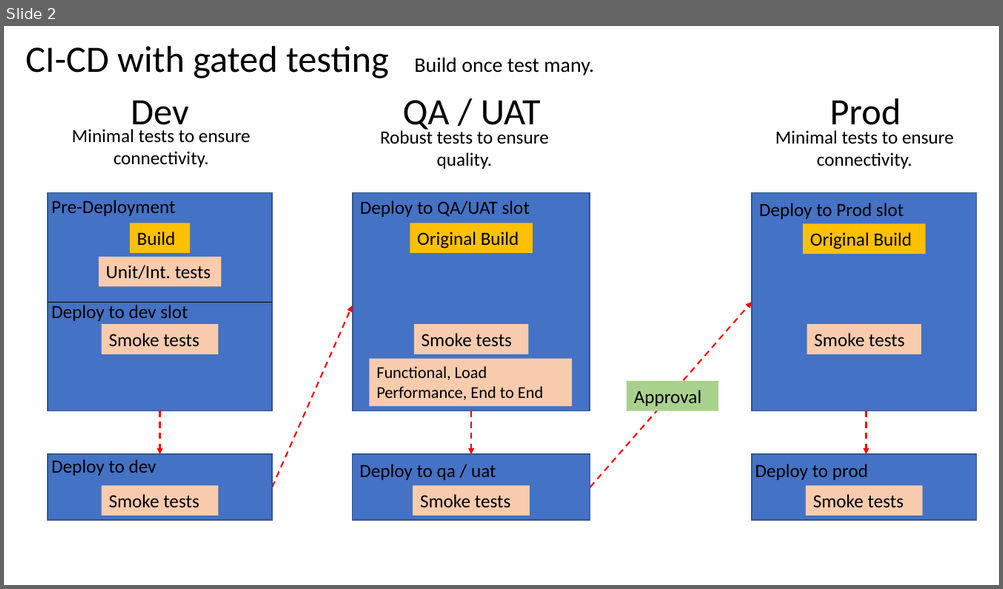
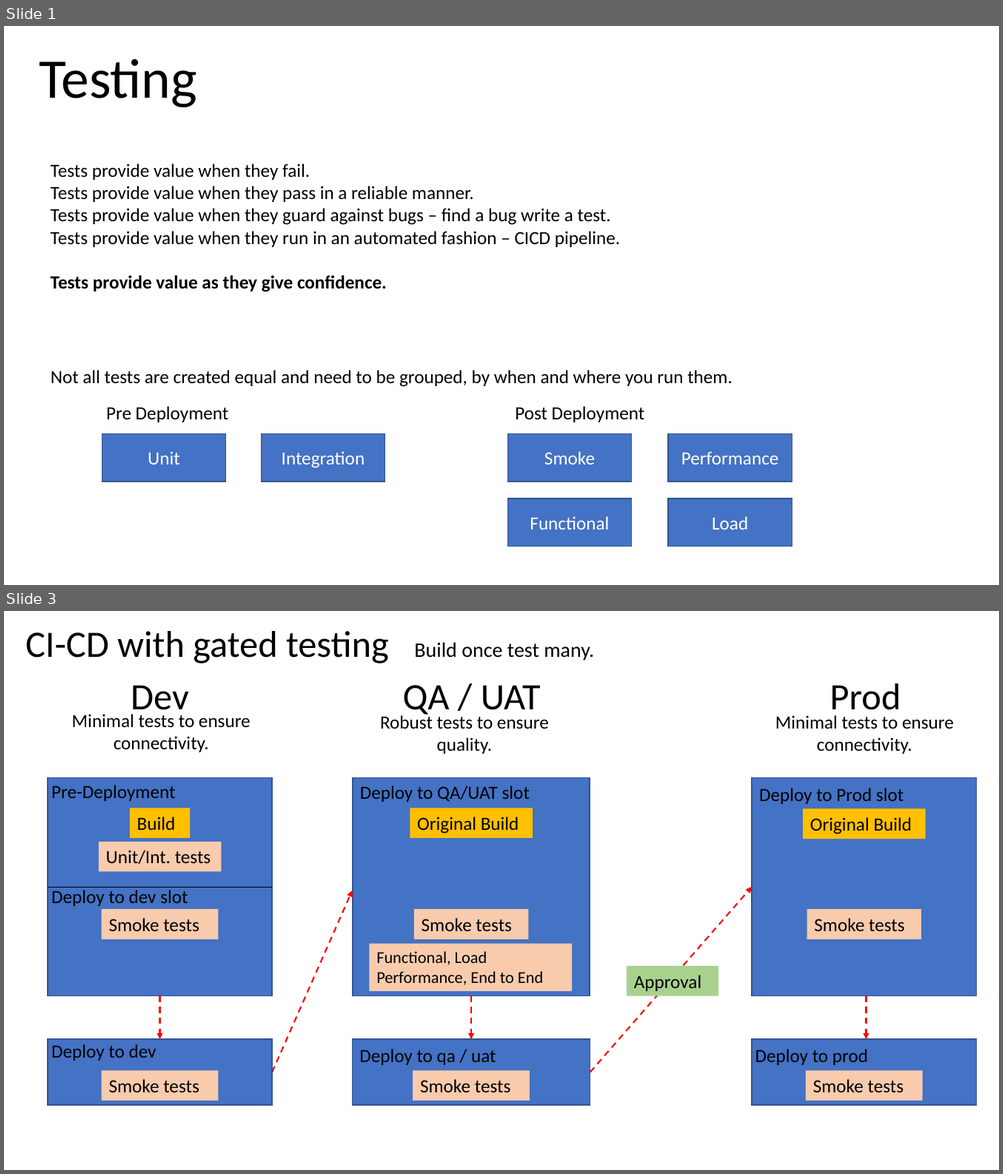
Before and after one commit to AaronKoller/ImportantStuff, a slide deck: Documentation/Testing.pptx. Shown one above the other, each under a label of ours: slide 2 before the commit, slides 1 and 3 after it; the slides between them are not shown. The pictures are 1003x589 and 1003x1174 pixels, drawn with LibreOffice and Linux fonts; fonts in the diff are those of the drawing. Boxes give left, top, right and bottom in pixels: in the first picture for what was removed or moved away, otherwise in the second. Text is boxed around its words. In the diff, an @@ line names an element or a change of style, - is before the commit and + after.

Commit message:
Added testing overview to Testing.pptx

```diff
--- a/Documentation/Testing.pptx
+++ b/Documentation/Testing.pptx
@@ slide 1 added at (4, 26, 999, 585), background #FFFFFF @@
@@ text added at (39, 59, 197, 107), 54 pt, text #000000 @@
+Testing
@@ text added at (51, 164, 620, 292), 18 pt, text #000000 @@
+Tests provide value when they fail.
+Tests provide value when they pass in a reliable manner.
+Tests provide value when they guard against bugs – find a bug write a test.
+Tests provide value when they run in an automated fashion – CICD pipeline.
+Tests provide value as they give confidence.
@@ text added at (51, 370, 732, 387), 18 pt, text #000000 @@
+Not all tests are created equal and need to be grouped, by when and where you run them.
@@ text added at (106, 406, 229, 423), 18 pt, text #000000 @@
+Pre Deployment
@@ text added at (515, 406, 645, 423), 18 pt, text #000000 @@
+Post Deployment
@@ rectangle added at (102, 434, 225, 482), fill #4472C4, outline #325491 1 pt, 18 pt, text #FFFFFF @@
+Unit
@@ rectangle added at (262, 434, 385, 482), fill #4472C4, outline #325491 1 pt, 18 pt, text #FFFFFF @@
+Integration
@@ rectangle added at (508, 434, 632, 482), fill #4472C4, outline #325491 1 pt, 18 pt, text #FFFFFF @@
+Smoke
@@ rectangle added at (668, 434, 792, 482), fill #4472C4, outline #325491 1 pt, 18 pt, text #FFFFFF @@
+Performance
@@ rectangle added at (508, 499, 632, 547), fill #4472C4, outline #325491 1 pt, 18 pt, text #FFFFFF @@
+Functional
@@ rectangle added at (668, 499, 792, 547), fill #4472C4, outline #325491 1 pt, 18 pt, text #FFFFFF @@
+Load
@@ what was slide 2 is now slide 3 @@
```
Also in this commit, not shown: 1 slide changed.
